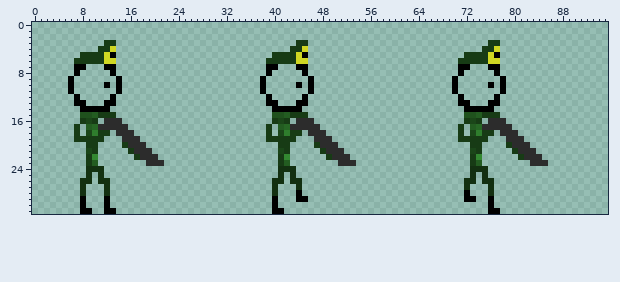
Sprite sheet -- src/main/resources/se233/notcontra/assets/Player/player_walk_shoot_down_side.png. The picture above is the old version.
The file is 192x64 pixels, drawn in blocks of 2x2; one block is one cell here. Colours within 5 levels of each other are drawn and written as one.
After:
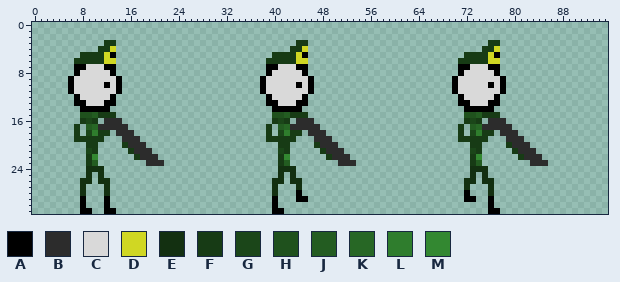
Palette (. is transparent): A #000000  B #2c2c2c  C #d9d9d9  D #d0d723  E #133011  F #173b15  G #1b4619  H #1f511d  J #235c21  K #276725  L #2f7d2d  M #338831
From old to new:
@@ x 0..95 @@
  6 .......FFFFFDD.........................FFFFFDD.........................FFFFFDD..................
- 7 .......AA...AA.........................AA...AA.........................AA...AA..................
- 8 .......A.....A.........................A.....A.........................A.....A..................
- 9 ......A.......A.......................A.......A.......................A.......A.................
-10 ......A.....A.A.......................A.....A.A.......................A.....A.A.................
-11 ......A.......A.......................A.......A.......................A.......A.................
-12 .......A.....A.........................A.....A.........................A.....A..................
-13 .......AA...AA.........................AA...AA.........................AA...AA..................
+ 7 .......AACCCAA.........................AACCCAA.........................AACCCAA..................
+ 8 .......ACCCCCA.........................ACCCCCA.........................ACCCCCA..................
+ 9 ......ACCCCCCCA.......................ACCCCCCCA.......................ACCCCCCCA.................
+10 ......ACCCCCACA.......................ACCCCCACA.......................ACCCCCACA.................
+11 ......ACCCCCCCA.......................ACCCCCCCA.......................ACCCCCCCA.................
+12 .......ACCCCCA.........................ACCCCCA.........................ACCCCCA..................
+13 .......AACCCAA.........................AACCCAA.........................AACCCAA..................
 14 ........AAAAA...........................AAAAA...........................AAAAA...................
Pixel boxes of the changes (left, top, right, bottom) in both pictures:
added: (74, 64, 116, 106)
added: (266, 64, 308, 106)
added: (458, 64, 500, 106)
